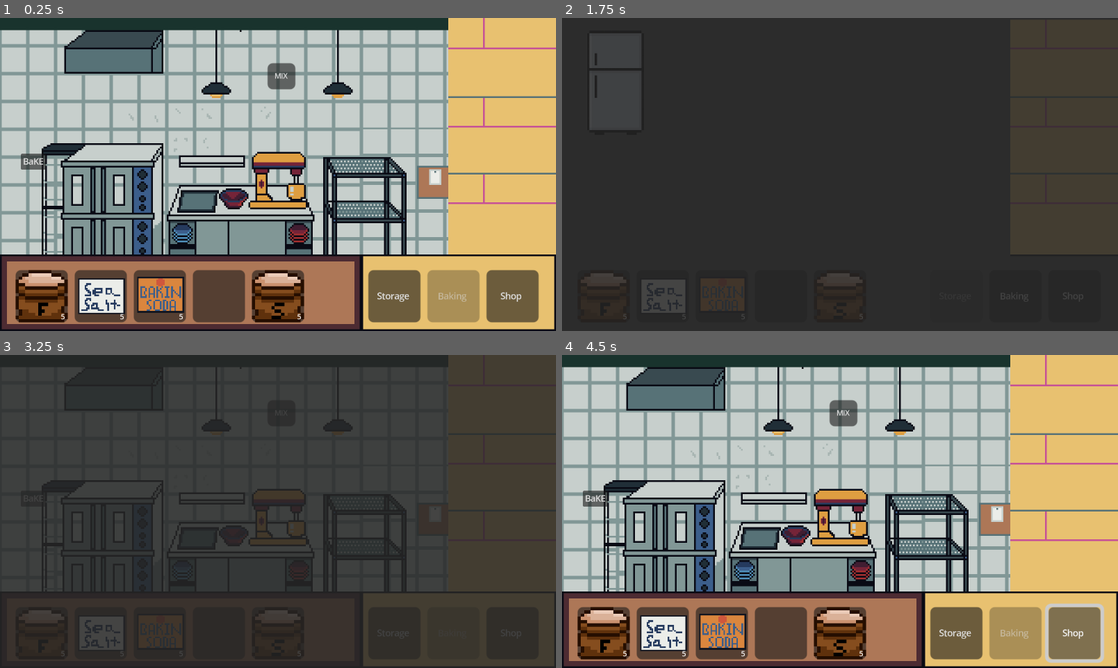
Above: before the commit, frames 1-4 (two rows, left to right).
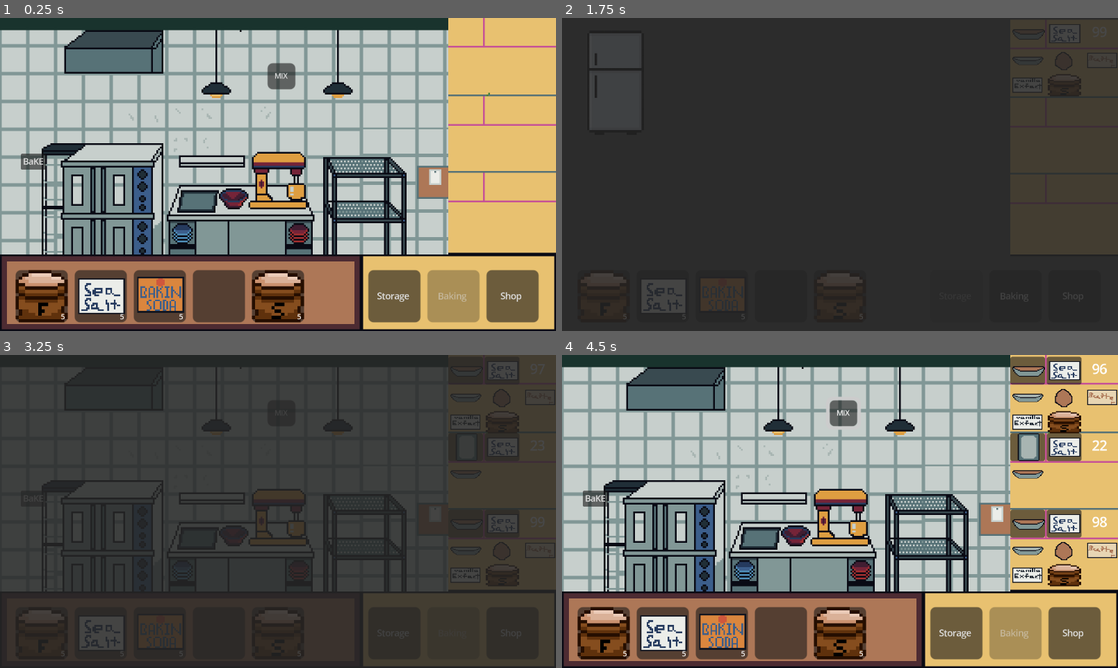
Above: after the commit, the same moments.

Repository: amusci/sweet-treat
Game: Godot game, scene res://Scenes/Areas/bakery_playground.tscn
Two runs of this game, one before a commit and one after it. Both use one fixed random seed, a clock stepped at 60 frames per second and the inputs below.
Inputs:
- Up to frame 1 (0.25 s): no input
- Up to frame 2 (1.75 s): click "Storage" at 0.5 s; click "BaKE" at 1.25 s
- Up to frame 3 (3.25 s): click "Baking" at 2 s; click "Shop" at 2.75 s
- Up to frame 4 (4.5 s): click "MIX" at 3.5 s; click "Shop" at 4.25 s

The runs differ from the first frame. In frame 1, 1.2% of the frame differs, in the area x 80-100%, y 8-76%; in frame 2, 0.4%; in frame 3, 1.1%; in frame 4, 7.6%, in the area x 47-100%, y 0-99%.
Error before the commit: Invalid call. Nonexistent function 'setup' in base 'Control'. (res://Scenes/Orders/order_container.gd:41)

Commit message:
pushing before breaking

Diff:
--- a/Scenes/Areas/storage_playground.tscn
+++ b/Scenes/Areas/storage_playground.tscn
@@ -1,12 +1,25 @@
-[gd_scene load_steps=6 format=3 uid="uid://c3e01muplx18p"]
+[gd_scene load_steps=7 format=3 uid="uid://c3e01muplx18p"]
 
 [ext_resource type="PackedScene" uid="uid://b8rhowa3gudpk" path="res://Scenes/SceneSwitching/SceneButtons.tscn" id="1_5ysot"]
 [ext_resource type="PackedScene" uid="uid://q1v1svbbga3m" path="res://Scenes/NonUpgradables/tablehotbar/hotbar.tscn" id="2_4lbp4"]
 [ext_resource type="PackedScene" uid="uid://m07v5i1n8ugu" path="res://Scenes/Machines/fridge.tscn" id="3_48a00"]
 [ext_resource type="PackedScene" uid="uid://be6ih76u65jfa" path="res://Scenes/Machines/dry_storage.tscn" id="4_hrdef"]
 [ext_resource type="PackedScene" uid="uid://bqekke6vc13d1" path="res://Scenes/Orders/OrderContainer.tscn" id="5_fsijw"]
+[ext_resource type="Texture2D" uid="uid://b1d5mv0ylx62x" path="res://Assets/TempAssets/ordercontainertest.png" id="6_kvb4u"]
 
 [node name="StoragePlayground" type="Node2D"]
+
+[node name="OrderContainer" parent="." instance=ExtResource("5_fsijw")]
+offset_left = 258.0
+offset_top = 1.0
+offset_right = 258.0
+offset_bottom = 1.0
+
+[node name="TextureRect2" type="TextureRect" parent="OrderContainer"]
+layout_mode = 0
+offset_right = 40.0
+offset_bottom = 40.0
+texture = ExtResource("6_kvb4u")
 
 [node name="SceneButtons" parent="." instance=ExtResource("1_5ysot")]
 offset_left = 212.0
@@ -25,10 +38,4 @@
 position = Vector2(31, 38)
 
 [node name="DryStorage" parent="." instance=ExtResource("4_hrdef")]
-position = Vector2(280, 50)
-
-[node name="OrderContainer" parent="." instance=ExtResource("5_fsijw")]
-offset_left = 258.0
-offset_top = 1.0
-offset_right = 258.0
-offset_bottom = 1.0
+position = Vector2(210, 58)
--- a/Scenes/Orders/Order.tscn
+++ b/Scenes/Orders/Order.tscn
@@ -5,19 +5,26 @@
 [ext_resource type="Texture2D" uid="uid://b1d5mv0ylx62x" path="res://Assets/TempAssets/ordercontainertest.png" id="2_767pm"]
 
 [node name="Control" type="Control"]
+custom_minimum_size = Vector2(50, 40)
 layout_mode = 3
-anchors_preset = 15
 anchor_right = 1.0
 anchor_bottom = 1.0
 grow_horizontal = 2
 grow_vertical = 2
 script = ExtResource("1_0qwn2")
 
+[node name="TextureRect" type="TextureRect" parent="."]
+visible = false
+layout_mode = 0
+offset_right = 62.0
+offset_bottom = 136.0
+texture = ExtResource("2_767pm")
+
 [node name="Panel" type="Panel" parent="."]
 layout_mode = 0
 offset_right = 40.0
 offset_bottom = 40.0
-scale = Vector2(0.500057, 0.400757)
+scale = Vector2(0.5, 0.4)
 
 [node name="TextureRect" type="TextureRect" parent="Panel"]
 z_index = 1
@@ -26,64 +33,37 @@
 offset_bottom = 40.0
 texture = ExtResource("1_0h1ut")
 
-[node name="Label" type="Label" parent="."]
-z_index = 1
+[node name="Panel2" type="Panel" parent="."]
 layout_mode = 0
 offset_left = 21.0
 offset_right = 61.0
-offset_bottom = 22.3333
-scale = Vector2(1.02154, 0.713593)
-text = "120
-"
-horizontal_alignment = 1
-vertical_alignment = 1
+offset_bottom = 40.0
+scale = Vector2(0.5, 0.4)
+
+[node name="TextureRect" type="TextureRect" parent="Panel2"]
+z_index = 1
+layout_mode = 0
+offset_right = 40.0
+offset_bottom = 40.0
+texture = ExtResource("1_0h1ut")
 
 [node name="GridContainer" type="GridContainer" parent="."]
 layout_mode = 0
 offset_top = 17.0
-offset_right = 40.0
-offset_bottom = 57.0
+offset_right = 104.0
+offset_bottom = 310.0
 scale = Vector2(0.597479, 0.396347)
 columns = 3
 
-[node name="TextureRect" type="TextureRect" parent="GridContainer"]
-z_index = 1
-layout_mode = 2
-texture = ExtResource("1_0h1ut")
-stretch_mode = 2
-
-[node name="TextureRect2" type="TextureRect" parent="GridContainer"]
-z_index = 1
-layout_mode = 2
-texture = ExtResource("1_0h1ut")
-stretch_mode = 2
-
-[node name="TextureRect3" type="TextureRect" parent="GridContainer"]
-z_index = 1
-layout_mode = 2
-texture = ExtResource("1_0h1ut")
-stretch_mode = 2
-
-[node name="TextureRect4" type="TextureRect" parent="GridContainer"]
-z_index = 1
-layout_mode = 2
-texture = ExtResource("1_0h1ut")
-stretch_mode = 2
-
-[node name="TextureRect5" type="TextureRect" parent="GridContainer"]
-z_index = 1
-layout_mode = 2
-texture = ExtResource("1_0h1ut")
-stretch_mode = 2
-
-[node name="TextureRect6" type="TextureRect" parent="GridContainer"]
-z_index = 1
-layout_mode = 2
-texture = ExtResource("1_0h1ut")
-stretch_mode = 2
-
-[node name="TextureRect" type="TextureRect" parent="."]
+[node name="Label" type="Label" parent="."]
+z_index = 3
 layout_mode = 0
-offset_right = 40.0
-offset_bottom = 40.0
-texture = ExtResource("2_767pm")
+offset_left = 41.0
+offset_top = 2.0
+offset_right = 69.0
+offset_bottom = 17.0
+scale = Vector2(0.75, 0.75)
+theme_override_font_sizes/font_size = 10
+text = "120"
+horizontal_alignment = 1
+vertical_alignment = 1
--- a/Scenes/Orders/OrderContainer.tscn
+++ b/Scenes/Orders/OrderContainer.tscn
@@ -10,6 +10,7 @@
 size_flags_horizontal = 0
 
 [node name="TextureRect" type="TextureRect" parent="."]
+visible = false
 layout_mode = 1
 anchors_preset = 5
 anchor_left = 0.5
@@ -20,6 +21,7 @@
 texture = ExtResource("1_bvury")
 
 [node name="OrdersContainer" type="VBoxContainer" parent="."]
+custom_minimum_size = Vector2(50, 50)
 layout_mode = 0
 offset_right = 62.0
 offset_bottom = 135.0
--- a/Scenes/Orders/order.gd
+++ b/Scenes/Orders/order.gd
@@ -1,11 +1,13 @@
 # order.gd
-extends VBoxContainer
+extends Control
+
 ###TODO: Maybe a button the cancel orders you don't want to do?
 ######## Need to also show previous inbetween recipes.. no clue how to ######## do this...
-var progress_bar: ProgressBar
+
 var label: Label
 var recipe
-var recipe_container: HBoxContainer
+var grid_container: GridContainer
+var panel_texture: TextureRect
 var order_id  # Store unique ID
 var container_parent  # Order container
 
@@ -16,55 +18,44 @@
 	# Get reference to the container parent
 	call_deferred("_get_container_parent")
 
-	# Load these as they are instantiated
-	progress_bar = get_node("ProgressBar")
+	# Get references to existing nodes in the scene
 	label = get_node("Label")
-	recipe_container = get_node("RecipeContainer")
+	grid_container = get_node("GridContainer")
+	panel_texture = get_node("Panel/TextureRect")
 
-	# Clear any existing recipe display
-	for child in recipe_container.get_children():
+	# Set the output recipe texture in the top-left panel
+	panel_texture.texture = order_data_param.recipe.icon
+
+	# Clear existing grid items
+	for child in grid_container.get_children():
 		child.queue_free()
 
-	# Add ingredient sprites
-	for i in range(order_data_param.ingredients.size()):
+	# Populate grid with ingredients (up to 6 slots)
+	var ingredient_count = min(order_data_param.ingredients.size(), 6)
+
+	for i in range(ingredient_count):
 		var recipe_requirement = order_data_param.ingredients[i]
 		var actual_ingredient = recipe_requirement.ingredient
 
-		# Create sprite for ingredient
-		var ingredient_sprite = TextureRect.new()
-		ingredient_sprite.texture = actual_ingredient.icon
-		ingredient_sprite.stretch_mode = TextureRect.STRETCH_KEEP_ASPECT_CENTERED
-		ingredient_sprite.custom_minimum_size = Vector2(32, 32)
-		recipe_container.add_child(ingredient_sprite)
+		# Create new TextureRect for this ingredient
+		var ingredient_texture = TextureRect.new()
+		ingredient_texture.texture = actual_ingredient.icon
+		ingredient_texture.stretch_mode = TextureRect.STRETCH_KEEP_ASPECT_CENTERED
+		ingredient_texture.z_index = 1
+		grid_container.add_child(ingredient_texture)
 
-		# Add + between ingredients
-		if i < order_data_param.ingredients.size() - 1:
-			var plus_label = Label.new()
-			plus_label.text = " + "
-			plus_label.add_theme_font_size_override("font_size", 16)
-			plus_label.add_theme_color_override("font_color", Color.BLACK)
-			recipe_container.add_child(plus_label)
-
-	# Add equals sign to signify output
-	var equals_label = Label.new()
-	equals_label.text = " = "
-	equals_label.add_theme_font_size_override("font_size", 16)
-	equals_label.add_theme_color_override("font_color", Color.BLACK)
-	recipe_container.add_child(equals_label)
-
-	# Add final recipe
-	var recipe_sprite = TextureRect.new()
-	recipe_sprite.texture = order_data_param.recipe.icon
-	recipe_sprite.stretch_mode = TextureRect.STRETCH_KEEP_ASPECT_CENTERED
-	recipe_sprite.custom_minimum_size = Vector2(32, 32)
-	recipe_container.add_child(recipe_sprite)
+	# Fill remaining slots
+	var remaining_slots = 6 - ingredient_count
+	for i in range(remaining_slots):
+		var empty_texture = TextureRect.new()
+		empty_texture.z_index = 1
+		grid_container.add_child(empty_texture)
 
 	# Set up the rest of the order data
 	recipe = order_data_param.recipe
 
-	# Show recipe name
-	label.text = "Order: %s" % order_data_param.recipe.title
-	progress_bar.max_value = 100.0
+	# Update label to show time left
+	_update_label(order_data_param)
 
 func _get_container_parent():
 	# Find the order container parent
@@ -84,18 +75,15 @@
 		queue_free()
 		return
 
-	if is_instance_valid(progress_bar):
-		var max_time = current_order_data.recipe.time_to_make
-		var time_left = current_order_data.time_left
+	# Update the label with current time
+	_update_label(current_order_data)
 
-		# DO NOT DIVIDE BY 0
-		if max_time > 0:
-			var progress_percentage = max(0.0, (time_left / max_time) * 100.0)
-			progress_bar.value = progress_percentage
-
-			#print("Order: ", current_order_data.recipe.title, " Time left: ", time_left, " Max: ", max_time, " Progress: ", progress_percentage)
-		else:
-			progress_bar.value = 0.0
+func _update_label(order_data):
+	# Update label with time left
+	if is_instance_valid(label):
+		var time_left = int(order_data.time_left)
+		label.text = str(time_left)
 
 func get_order_data():
+	# Helper function to get order data
 	return OrderManager.get_order_by_id(order_id)
